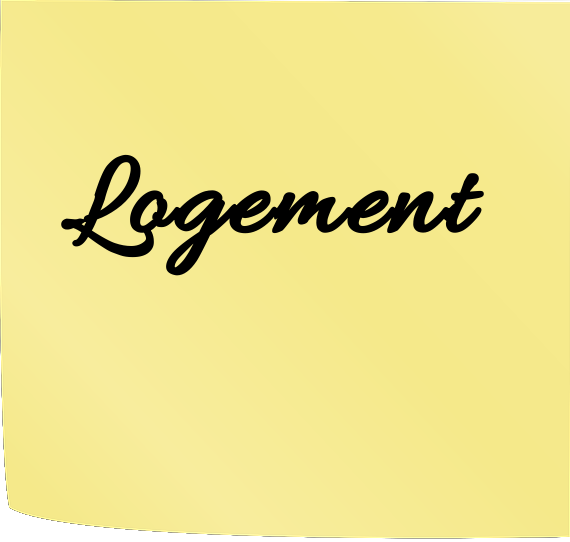
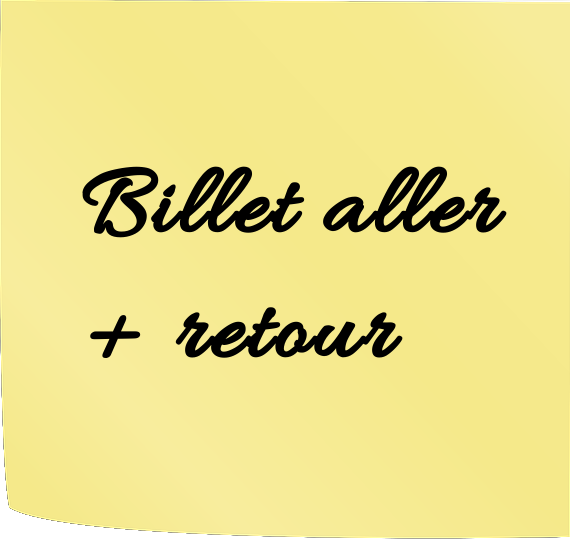
Before/after of a 570px x 542px layered artwork. What changed in the layer stack:
hid "Logement" over [61, 154, 484, 276]
renamed "Billet allé ..." to "Billet aller ...", showed it, painted on it over [82, 166, 507, 358]
